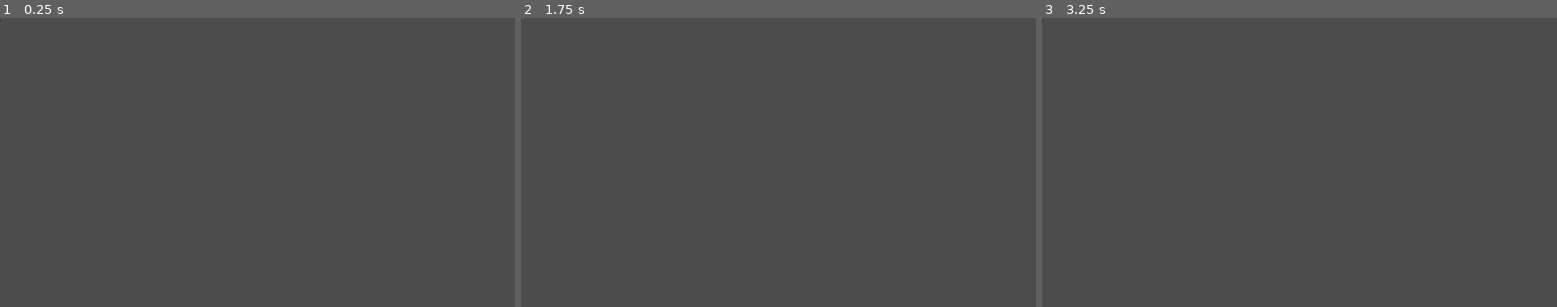
Above: before the commit, frames 1-3 (left to right).
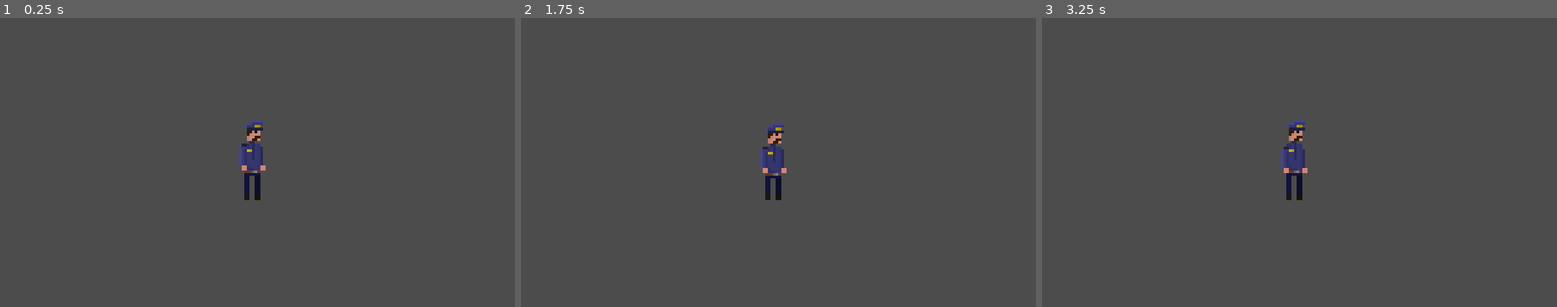
Above: after the commit, the same moments.

Repository: yimmit303/WGJ-149
Game: Godot game, scene res://Scenes/Characters/Generic/Male/PoliceOfficer_Male1.tscn
Two runs of this game, one before a commit and one after it. Both use one fixed random seed, a clock stepped at 60 frames per second and the inputs below. The project has no main scene, so this scene is started directly.
Inputs:
- Up to frame 1 (0.25 s): no input
- Up to frame 2 (1.75 s): tap Enter at 0.5 s; hold Shift (sprint) 0.53-1.28 s; hold D (move_right) from 0.53 s (still down); tap Space at 1.25 s; tap Shift (sprint) at 1.35 s
- Up to frame 3 (3.25 s): tap Enter at 2 s; release D (move_right) at 2.03 s; hold A (move_left) 2.03-2.78 s; hold Shift (sprint) 2.03-2.78 s; tap Space at 2.75 s; hold D (move_right) from 2.78 s (still down); tap Shift (sprint) at 2.85 s

The runs differ from the first frame. In frame 1, 0.9% of the frame differs, in the area x 0-52%, y 0-64%; in frame 2, 0.9%; in frame 3, 0.9%.

Commit message:
Ended loops and added script

Diff:
--- a/Scenes/Characters/Generic/Male/PoliceOfficer_Male1.tscn
+++ b/Scenes/Characters/Generic/Male/PoliceOfficer_Male1.tscn
@@ -38,23 +38,24 @@
 [ext_resource path="res://Scenes/Characters/Generic/Male/RaiseHands/PoliceOfficer_Male1_RaiseHands2.png" type="Texture" id=36]
 [ext_resource path="res://Scenes/Characters/Generic/Male/RaiseHands/PoliceOfficer_Male1_RaiseHands3.png" type="Texture" id=37]
 [ext_resource path="res://Scenes/Characters/Generic/Male/RaiseHands/PoliceOfficer_Male1_RaiseHands1.png" type="Texture" id=38]
+[ext_resource path="res://Scenes/Characters/Generic/GenericOfficer.gd" type="Script" id=39]
 
 [sub_resource type="SpriteFrames" id=1]
 animations = [ {
 "frames": [ ExtResource( 7 ), ExtResource( 8 ), ExtResource( 3 ), ExtResource( 16 ), ExtResource( 1 ), ExtResource( 35 ), ExtResource( 25 ), ExtResource( 30 ), ExtResource( 32 ) ],
-"loop": true,
+"loop": false,
 "name": "Eating",
 "speed": 6.0
+}, {
+"frames": [ ExtResource( 31 ), ExtResource( 26 ), ExtResource( 27 ), ExtResource( 24 ), ExtResource( 28 ), ExtResource( 33 ), ExtResource( 34 ), ExtResource( 29 ) ],
+"loop": false,
+"name": "Drinking",
+"speed": 5.0
 }, {
 "frames": [ ExtResource( 15 ), ExtResource( 4 ), ExtResource( 17 ), ExtResource( 18 ), ExtResource( 9 ), ExtResource( 6 ), ExtResource( 5 ), ExtResource( 13 ), ExtResource( 21 ) ],
 "loop": true,
 "name": "Walking",
 "speed": 8.0
-}, {
-"frames": [ ExtResource( 31 ), ExtResource( 26 ), ExtResource( 27 ), ExtResource( 24 ), ExtResource( 28 ), ExtResource( 33 ), ExtResource( 34 ), ExtResource( 29 ) ],
-"loop": true,
-"name": "Drinking",
-"speed": 5.0
 }, {
 "frames": [ ExtResource( 14 ), ExtResource( 2 ), ExtResource( 11 ), ExtResource( 19 ), ExtResource( 20 ), ExtResource( 22 ), ExtResource( 12 ) ],
 "loop": true,
@@ -67,15 +68,21 @@
 "speed": 5.0
 }, {
 "frames": [ ExtResource( 38 ), ExtResource( 36 ), ExtResource( 37 ) ],
-"loop": true,
+"loop": false,
 "name": "RaiseHands",
 "speed": 5.0
 } ]
 
 [node name="PoliceOfficer_Male1" type="Node2D"]
+script = ExtResource( 39 )
 
 [node name="PoliceOfficer_Male1_Sprite" type="AnimatedSprite" parent="."]
+position = Vector2( -2, 0 )
 frames = SubResource( 1 )
-animation = "Drinking"
+animation = "Walking"
 frame = 4
 playing = true
+
+[node name="Camera2D" type="Camera2D" parent="."]
+current = true
+zoom = Vector2( 0.1, 0.1 )
Not shown: 1 places in Scenes/Characters/Generic/Male/PoliceOfficer_Male1.tscn that only renumber resources
